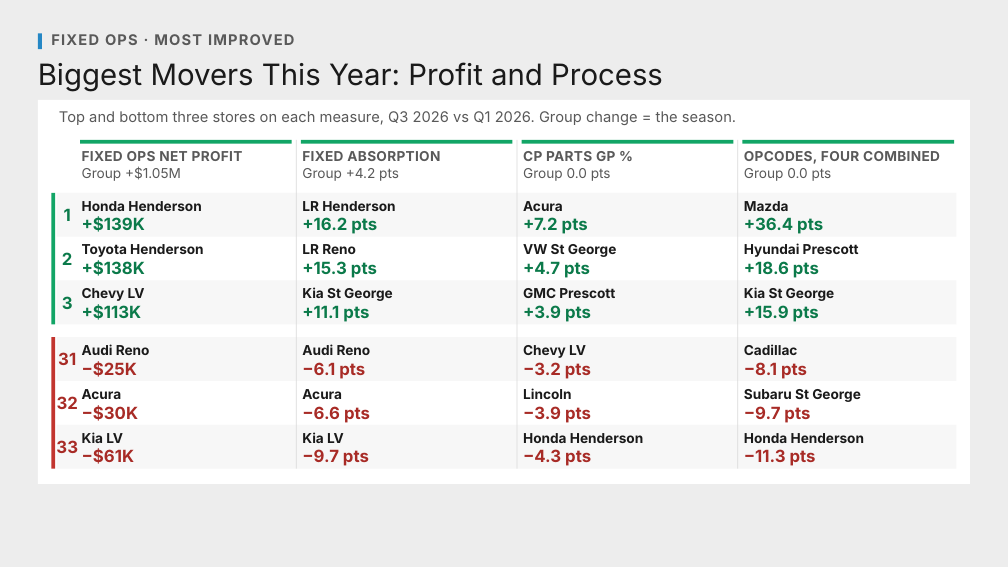
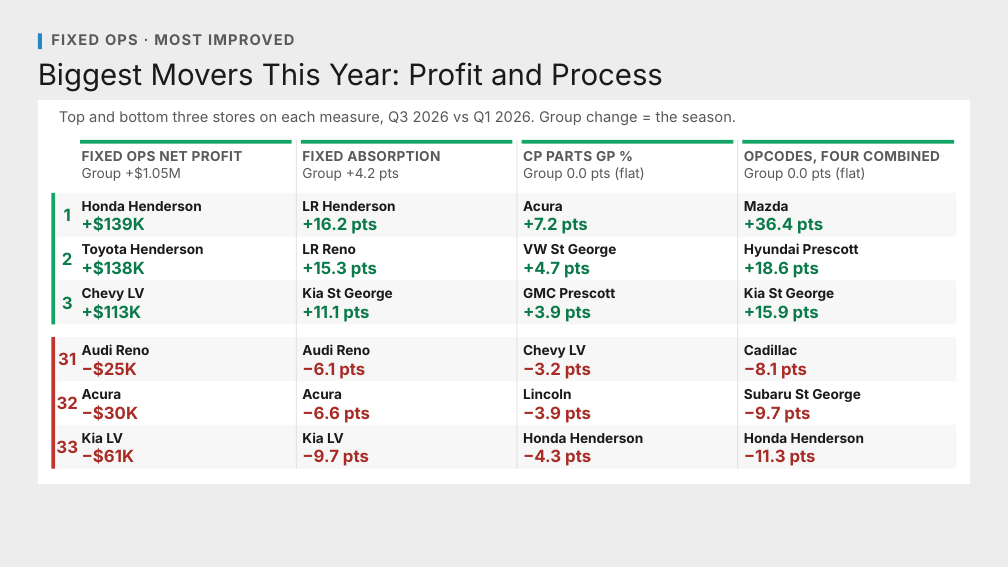
Before and after one commit to Ndresner/Noah, a slide deck: slide 168 of day2-deck/decks/Fixed Ops - Day 2 Example Test Deck.pptx. Drawn at 1008x567 pixels with LibreOffice and Linux fonts; fonts in the diff are those of the drawing. Boxes give left, top, right and bottom in pixels: in the first picture for what was removed or moved away, otherwise in the second. Text is boxed around its words. In the diff, an @@ line names an element or a change of style, - is before the commit and + after.

```diff
--- a/day2-deck/decks/Fixed Ops - Day 2 Example Test Deck.pptx
+++ b/day2-deck/decks/Fixed Ops - Day 2 Example Test Deck.pptx
@@ text at [523, 167, 644, 181]: text changed @@
-Group 0.0 pts
+Group 0.0 pts (flat)
@@ text at [744, 167, 865, 181]: text changed @@
-Group 0.0 pts
+Group 0.0 pts (flat)
```
Also in this commit, not shown: 7 other files.
